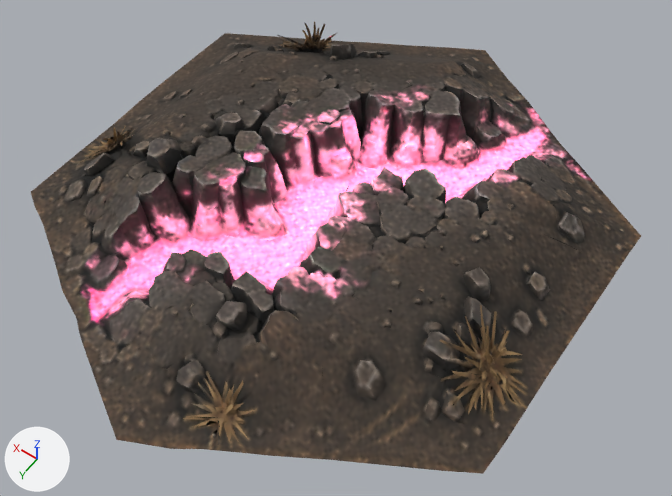
The glTF model apps/game/asset-sources/frontier-painted/essence-rift.glb, before and after one commit.
Before and after are seen from a 50 mm lens placed at (-1.06, 1.45, 2.117), pointed at (-0.105, 0.114, 0.017). Lighting does not change. The marker at lower left points along +X, +Y and +Z. The first picture is the older version. Vertices at exactly the same position are counted once.

Objects in the first picture: 'architecture'.
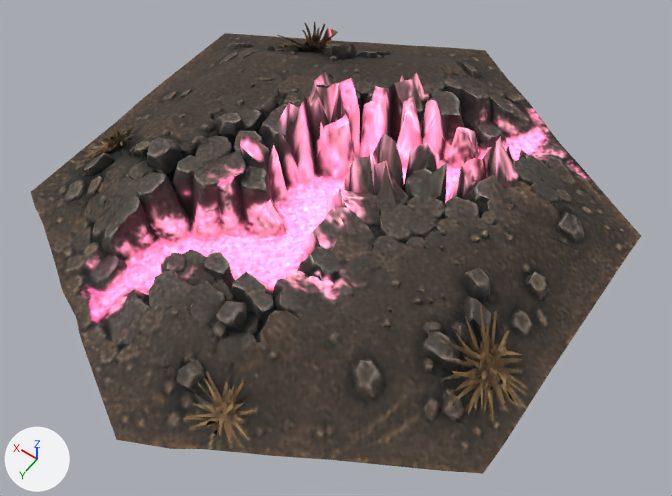
The newer file adds a shape key; the second version is drawn at full value of the shape key 'surge 3' of 'architecture', and the change is written as the vertex moves it makes.

Location of each change, (x1, y1, x2, y2) in pixels of the pictures (672 x 496 px; the box of a moved part takes in the faces that stretch with it):
part 1 of me_architecture, moved or reshaped
    before: (123, 85, 528, 316)
    after: (123, 72, 529, 316)
part 2 of me_architecture, moved or reshaped
    before: (321, 33, 336, 44)
    after: (320, 28, 338, 44)

Edits to the bpy script that builds the scene:
```text
Change me_architecture:
    used by ob_architecture; location = (0.0, 0.0, 0.0)
    remove me_architecture.from_pydata(...)  # 4989 vertices, 10000 faces; spans x -0.79..0.79, y -0.91..0.91, z -0.04..0.25
    add me_architecture.from_pydata(...)  # 4989 vertices, 10000 faces; spans x -0.79..0.79, y -0.91..0.91, z -0.04..0.32
    me_architecture part 1: 315 of 4989 vertices moved; they spanned x -0.43..0.36, y -0.48..0.6, z 0.04..0.19 and now span x -0.43..0.36, y -0.48..0.6, z 0.04..0.32; mean shift (0.01, 0.0, 0.05); largest move (0.15, -0.2, 0.18) -> (0.15, -0.2, 0.32)
    me_architecture part 2
    me_architecture.vertices[1086].co: (0.36, -0.5, 0.15) -> (0.37, -0.5, 0.18)  # pixel (329, 36) -> pixel (327, 27)
    other edits to the shape of me_architecture do not show in these pictures
```
